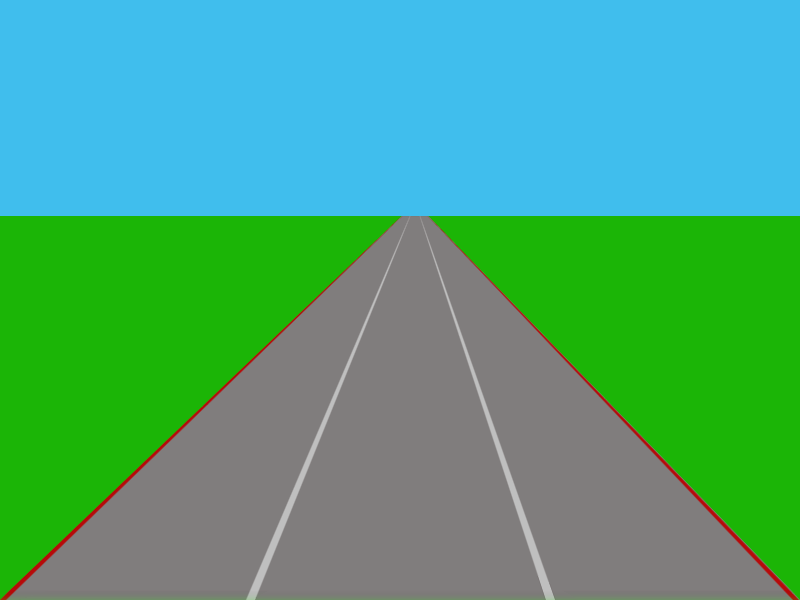
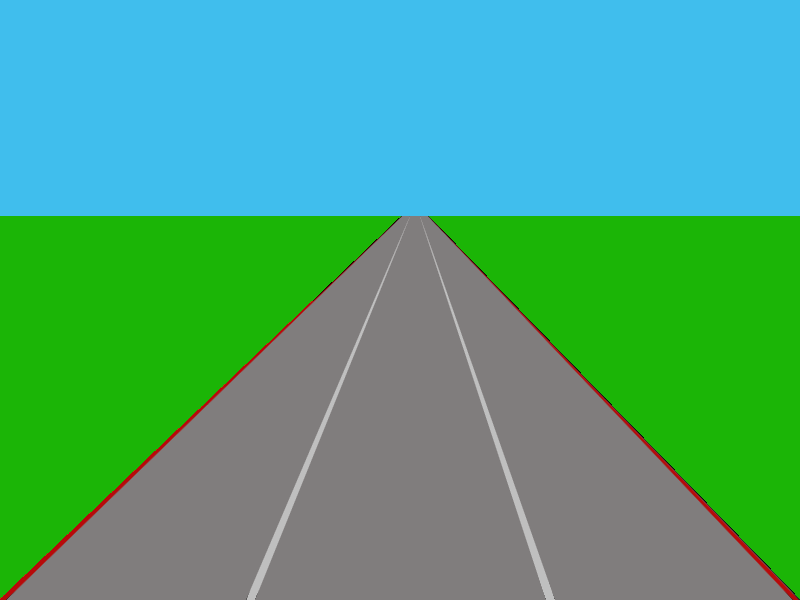
Before/after of a 800 × 600 layered artwork. What changed in the layer stack:
painted on "Bakgrund-kopia" over [0, 216, 798, 600]
painted on "Lager" over [0, 216, 800, 600]
hid "Bakgrund", painted on it over [0, 216, 800, 600]
